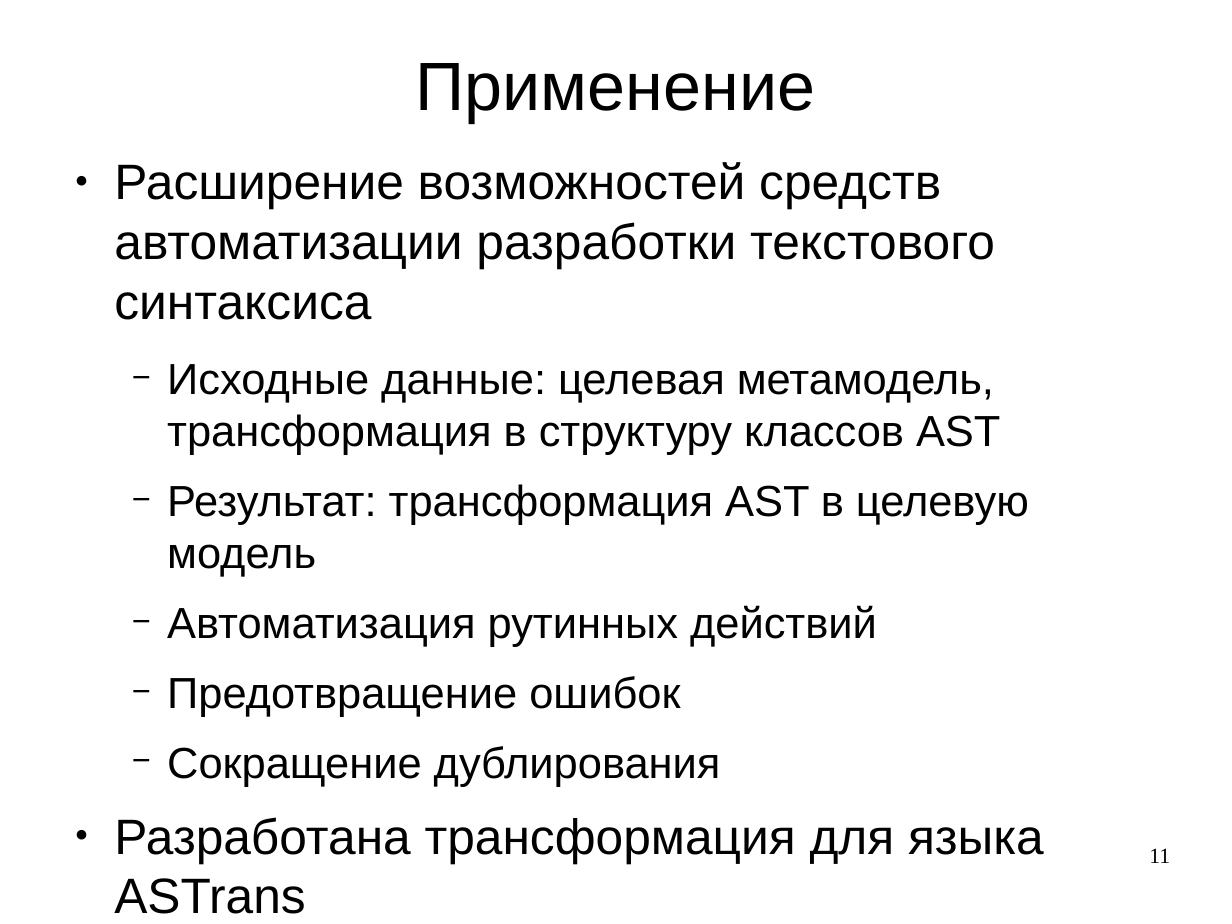
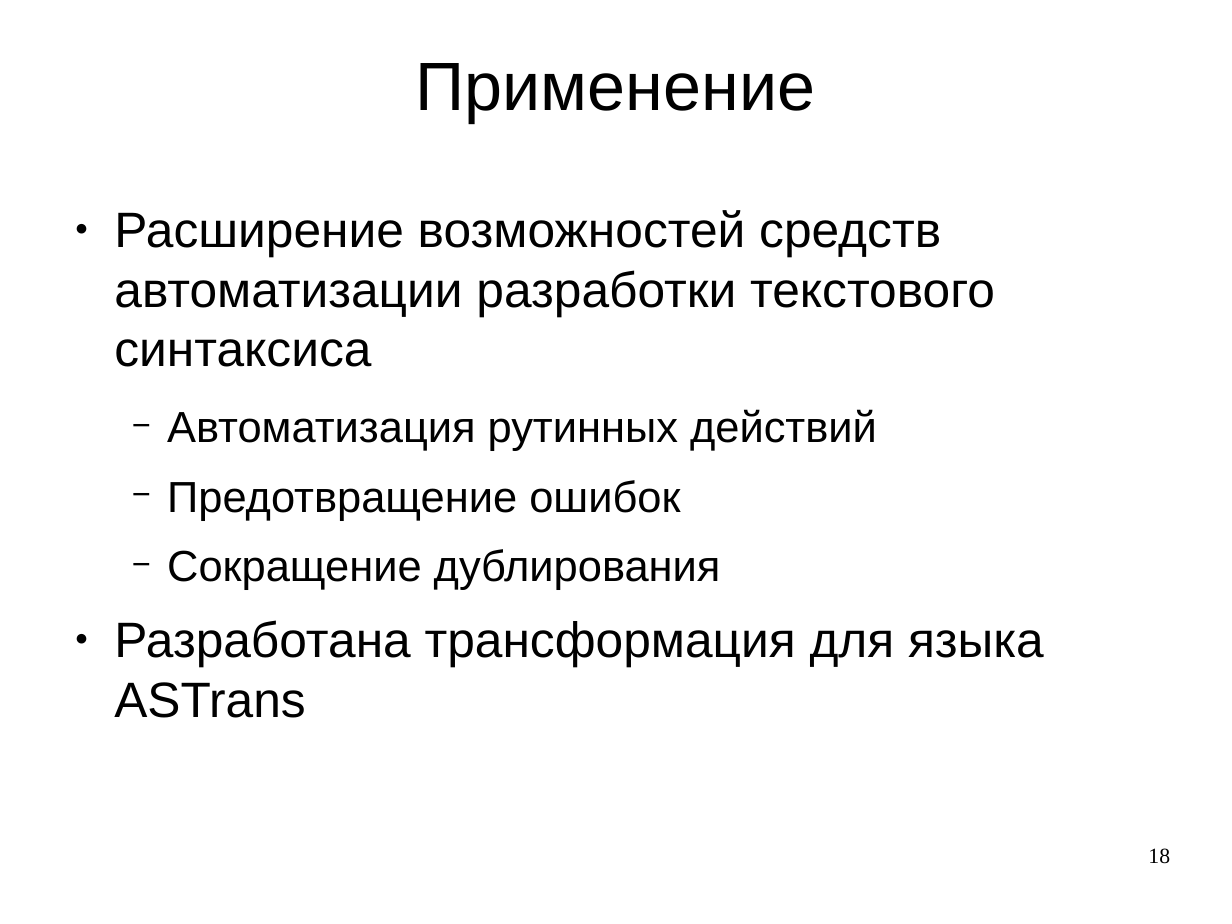
Before and after one commit to abreslav-from-google-code/abreslav, a slide deck: slide 18 of astrans/thesis.rus/Презентация.odp (slide 11 before the commit). Drawn at 1232x924 pixels with LibreOffice and Linux fonts; fonts in the diff are those of the drawing. Boxes give left, top, right and bottom in pixels: in the first picture for what was removed or moved away, otherwise in the second. Text is boxed around its words. In the diff, an @@ line names an element or a change of style, - is before the commit and + after.

```diff
--- a/astrans/thesis.rus/Презентация.odp
+++ b/astrans/thesis.rus/Презентация.odp
@@ text "Расширение возможностей средств автоматизации разработки ...": place and size @@
-text "Расширение возможностей средств автоматизации разработки ..." at (114, 162, 1044, 863)
+text "Расширение возможностей средств автоматизации разработки ..." at (114, 210, 1044, 718)
@@ text at (167, 364, 1029, 577): paragraphs removed @@
-  − Исходные данные: целевая метамодель, трансформация в структуру классов AST
-  − Результат: трансформация AST в целевую модель
@@ page number at (1148, 848, 1170, 864): text changed @@
-11
+18
```
Also in this commit, not shown: 6 other slides changed, 10 slides added, 3 slides removed.
